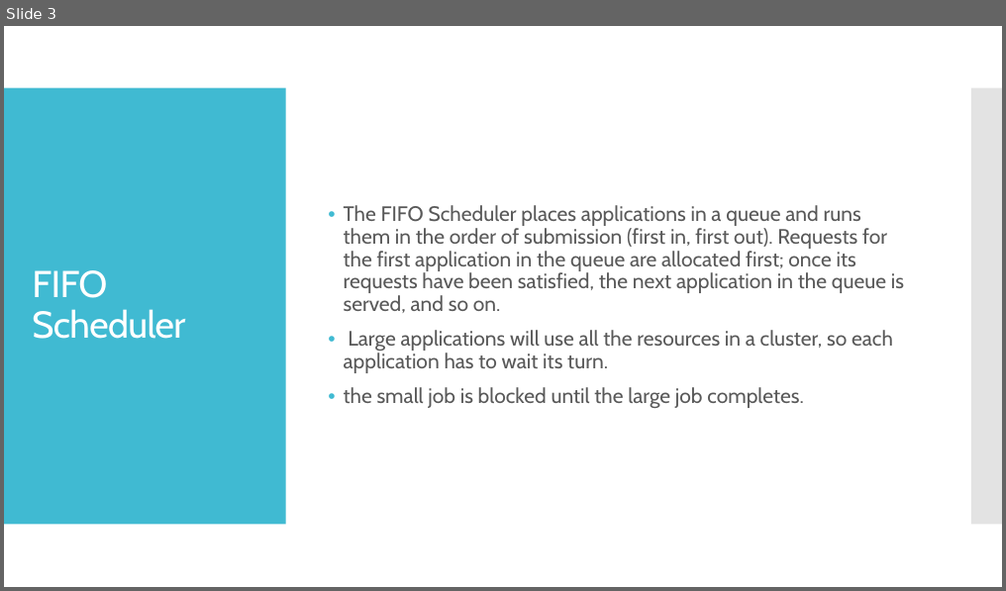
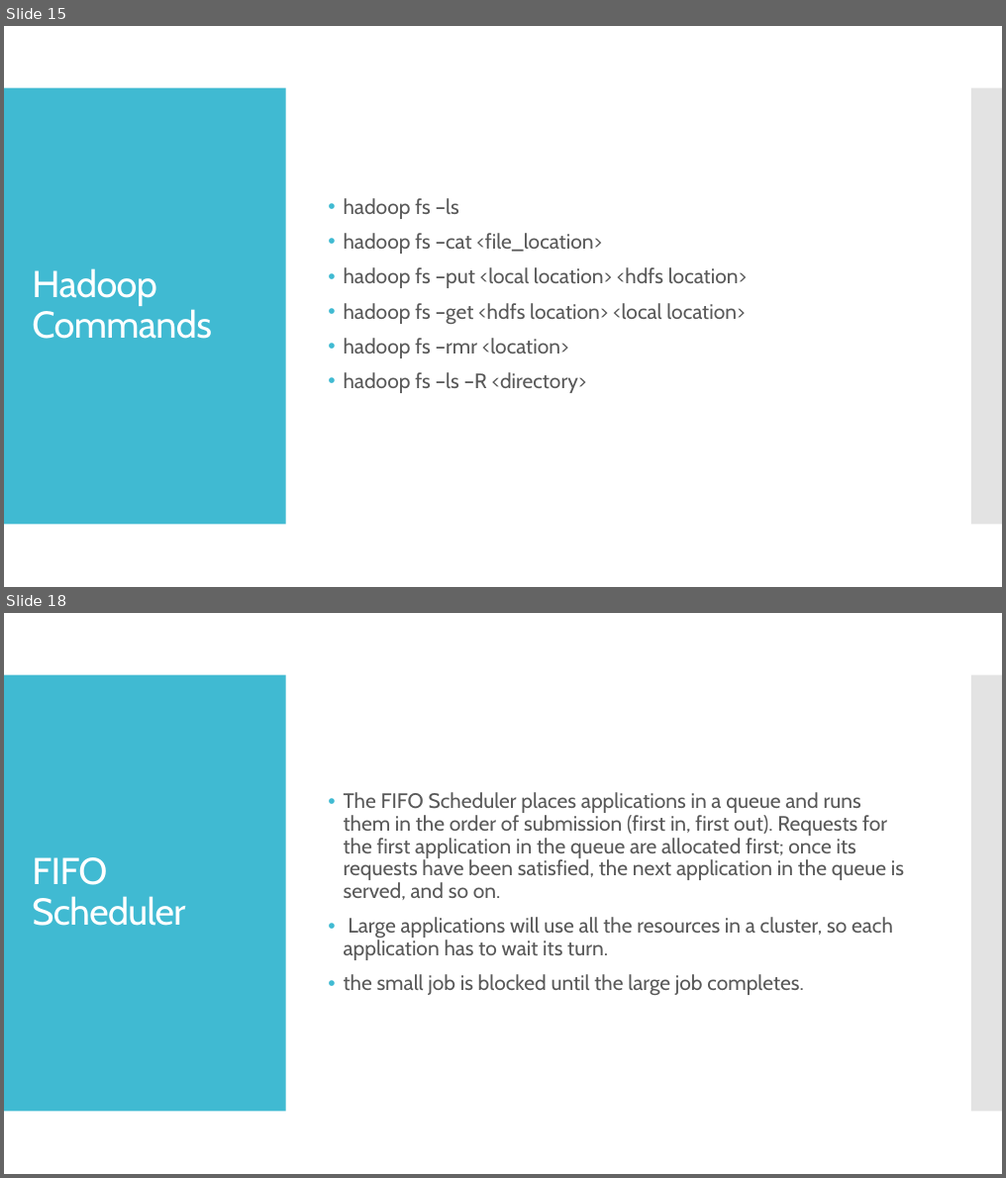
Before and after one commit to ketankk/BDppt, a slide deck: ppt/HADOOP.pptx. Shown one above the other, each under a label of ours: slide 3 before the commit, slides 15 and 18 after it; the slides between them are not shown. The pictures are 1006x591 and 1006x1178 pixels, drawn with LibreOffice and Linux fonts; fonts in the diff are those of the drawing. Boxes give left, top, right and bottom in pixels: in the first picture for what was removed or moved away, otherwise in the second. Text is boxed around its words. In the diff, an @@ line names an element or a change of style, - is before the commit and + after.

Commit message:
MapReduce,Hadoop,Spark

```diff
--- a/ppt/HADOOP.pptx
+++ b/ppt/HADOOP.pptx
@@ slide 15 added at (4,26,1002,587), background #FFFFFF; not listed: 2 template elements that a slide beside it also shows @@
@@ text added at (344,198,746,393), 20 pt, text #595959 @@
+• hadoop fs –ls
+• hadoop fs –cat <file_location>
+• hadoop fs –put <local location> <hdfs location>
+• hadoop fs –get <hdfs location> <local location>
+• hadoop fs –rmr <location>
+• hadoop fs –ls –R <directory>
@@ title added at (32,269,211,339), 36 pt, text #FFFFFF @@
+Hadoop Commands
@@ what was slide 3 is now slide 18 @@
```
Also in this commit, not shown: 2 slides changed, 16 other slides added, 11 other files.
